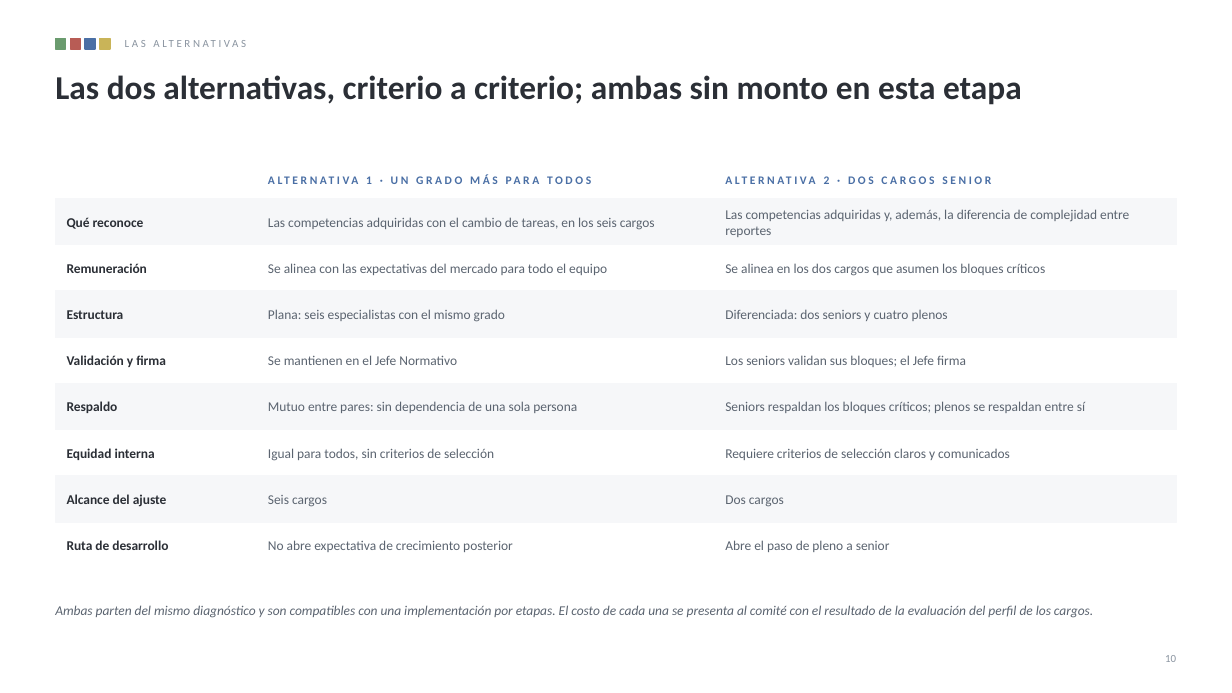
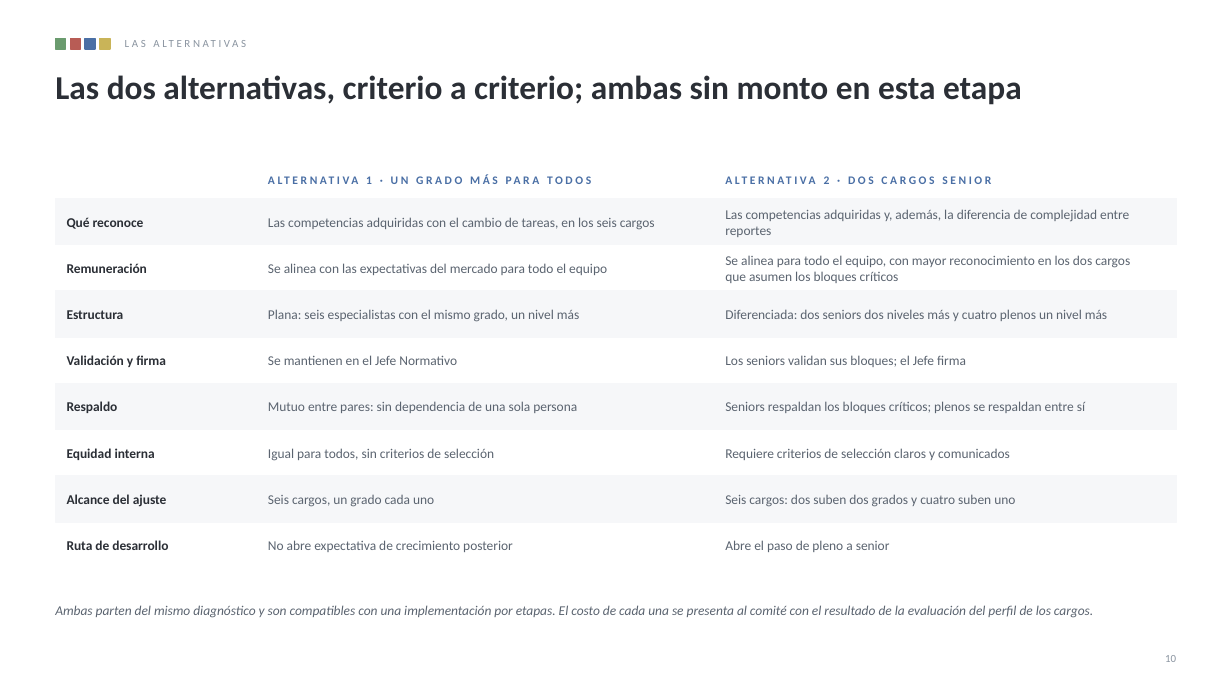
Before and after one commit to Alex-71/sense-energy-dashboard-frontend, a slide deck: slide 10 of docs/benchmarking/presentacion-reportes-normativos-v3.pptx. Drawn at 1232x693 pixels with LibreOffice and Linux fonts; fonts in the diff are those of the drawing. Boxes give left, top, right and bottom in pixels: in the first picture for what was removed or moved away, otherwise in the second. Text is boxed around its words. In the diff, an @@ line names an element or a change of style, - is before the commit and + after.

```diff
--- a/docs/benchmarking/presentacion-reportes-normativos-v3.pptx
+++ b/docs/benchmarking/presentacion-reportes-normativos-v3.pptx
@@ text at [725, 255, 1130, 283]: text changed @@
-Se alinea en los dos cargos que asumen los bloques críticos
+Se alinea para todo el equipo, con mayor reconocimiento en los dos cargos que asumen los bloques críticos
@@ text at [268, 309, 579, 322]: text changed @@
-Plana: seis especialistas con el mismo grado
+Plana: seis especialistas con el mismo grado, un nivel más
@@ text at [725, 309, 1107, 321]: text changed @@
-Diferenciada: dos seniors y cuatro plenos
+Diferenciada: dos seniors dos niveles más y cuatro plenos un nivel más
@@ text at [268, 495, 434, 507]: text changed @@
-Seis cargos
+Seis cargos, un grado cada uno
@@ text at [725, 494, 1015, 507]: text changed @@
-Dos cargos
+Seis cargos: dos suben dos grados y cuatro suben uno
```
Also in this commit, not shown: 1 other slide changed, 2 other files.
